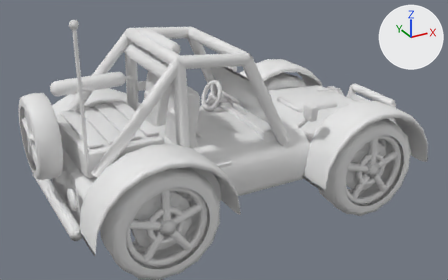
The OBJ model src/main/resources/assets/siliconagevehicles/models/buggy.obj as it was, and as the next commit left it.
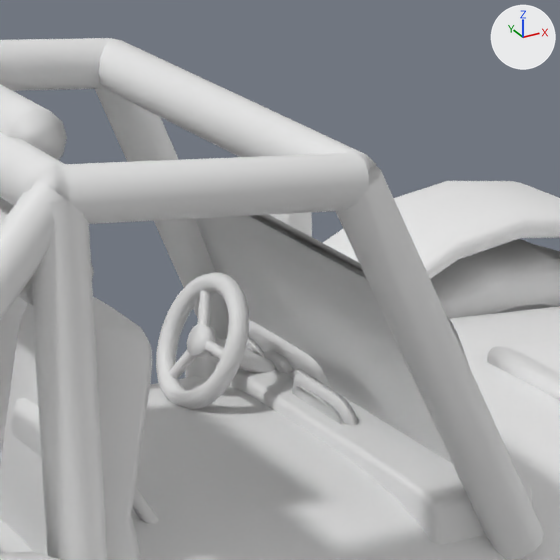
Old and new are each drawn whole from a camera (50 mm lens) standing at (-2.72, -4.88, 3.12) and looking at (-0.1, -0.11, 0.74) and again close up on the part from 37% to 65% of the width and 6% to 52% of the height. The axes (+X, +Y, +Z) are drawn at upper right. The lights are the same throughout. The last two pictures show the newer version. Where no turn or scale is listed for an object, it has been applied to the vertices. Vertices at exactly the same position are counted once.

Names of what the first close-up shows: 'buggy'.
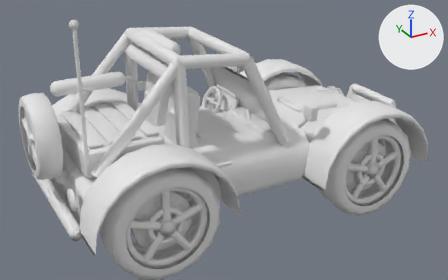
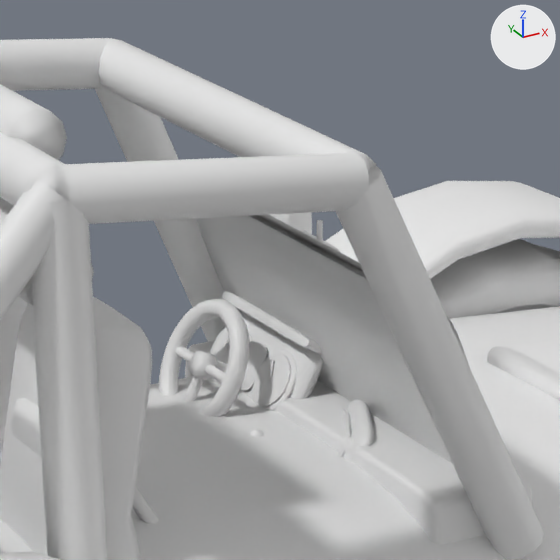
What changed in the scene script:
```text
Change me_buggy:
    remove me_buggy.from_pydata(...)  # 14497 vertices, 28052 faces; spans x -1.87..1.87, y -1.0..1.0, z 0.0..2.14
    add me_buggy.from_pydata(...)  # 15960 vertices, 30902 faces; spans x -1.87..1.87, y -1.0..1.0, z 0.0..2.14
    me_buggy part 1: a new loose piece, an icosphere of 80 faces spanning x -0.05..-0.012, y -0.018..0.018, z 0.896..0.936
    me_buggy part 2: the loose piece of 26 vertices spanning x -0.05..0.01, y 0.24..0.32, z 1.01..1.09 is scaled about its middle by (0.0881, -0.0145, -0.102), then moved by (0.07, -0.38, -0.21)
    me_buggy part 3: the loose piece of 98 vertices spanning x 0.16..0.2, y 0.24..0.32, z 0.86..0.96 is turned 50.1 degrees about the y axis through its middle and scaled by 1.34, then moved by (-0.07, -0.02, 0.06)
    me_buggy part 4: the loose piece of 98 vertices spanning x 0.18..0.2, y -0.1..-0.06, z 0.86..0.89 is multiplied about its middle by the matrix ((0.522, 3.019, 1.855), (-0.271, 5.821, -0.959), (-0.318, 0.0, 3.873)), then moved by (-0.08, -0.02, 0.02)
    me_buggy part 5: the loose piece of 10 vertices spanning x -0.68..-0.62, y -0.48..-0.46, z 0.82..0.86 is copied, and the copy is turned 110.5 degrees about the y axis through its middle and scaled by 0.817, then moved by (0.77, 0.47, 0.53); it spans x 0.11..0.13, y -0.01..0.01, z 1.34..1.39
    me_buggy part 6: the loose piece of 98 vertices spanning x 0.16..0.23, y 0.23..0.34, z 0.84..0.99 is multiplied about its middle by the matrix ((0.806, 0.0, 0.293), (0.0, 0.177, 0.0), (-0.008, 0.0, 0.023)), then moved by (-0.19, -0.31, -0.07)
    me_buggy part 7: the loose piece of 98 vertices spanning x 0.16..0.2, y 0.24..0.32, z 0.86..0.96 is copied, and the copy is turned 50.1 degrees about the y axis through its middle and scaled by 1.07, then moved by (-0.08, -0.02, 0.07); it spans x 0.06..0.13, y 0.22..0.31, z 0.93..1.03
    me_buggy part 8: the loose piece of 98 vertices spanning x 0.18..0.2, y -0.1..-0.06, z 0.86..0.89 is copied, and the copy is multiplied about its middle by the matrix ((0.071, 2.681, 1.546), (-0.036, 5.17, -0.799), (-0.042, 0.0, 3.227)), then moved by (-0.09, -0.02, 0.03); it spans x 0.04..0.18, y -0.2..0.01, z 0.84..0.97
    me_buggy part 9: the loose piece of 10 vertices spanning x 1.26..1.58, y 0.24..0.26, z 0.86..0.92 is copied, and the copy is multiplied about its middle by the matrix ((-0.058, 0.12, 0.039), (-0.078, 0.0, -0.115), (-0.1, -0.069, 0.068)), then moved by (-1.32, 0.13, 0.11); it spans x 0.08..0.11, y 0.36..0.39, z 0.98..1.02
    me_buggy part 10: the loose piece of 10 vertices spanning x 1.26..1.58, y 0.24..0.26, z 0.86..0.92 is copied, and the copy is multiplied about its middle by the matrix ((-0.058, 0.12, 0.039), (-0.078, 0.0, -0.115), (-0.1, -0.069, 0.068)), then moved by (-1.32, -0.08, 0.11); it spans x 0.08..0.11, y 0.15..0.18, z 0.98..1.02
    me_buggy part 11: a new loose piece of 98 vertices spanning x 0.13..0.2, y 0.06..0.46, z 1.04..1.1
    me_buggy part 12: a new loose piece of 98 vertices spanning x 0.03..0.23, y -0.25..0.03, z 0.8..0.98
    me_buggy part 13: a new loose piece of 83 vertices spanning x 0.06..0.14, y 0.29..0.44, z 0.91..1.04
    me_buggy part 14: a new loose piece of 30 vertices spanning x -0.05..0.01, y 0.25..0.31, z 0.96..1.03
    me_buggy part 15: a new loose piece of 22 vertices spanning x -0.01..0.15, y 0.26..0.3, z 0.9..1.0
    me_buggy part 16: the loose piece of 84 vertices spanning x 0.15..0.22, y 0.33..0.48, z 0.84..0.99 is deleted
    me_buggy part 17: the loose piece of 84 vertices spanning x 0.15..0.22, y 0.08..0.23, z 0.84..0.99 is deleted
    me_buggy part 18: 85 vertices moved from x -0.03..0.31, y -0.05..0.47, z 0.79..1.05 to x -0.03..0.2, y -0.05..0.46, z 0.79..1.07; 512 vertices removed from x -0.1..0.31, y -0.12..0.47, z 0.81..1.2; 745 vertices added at x -0.1..0.2, y -0.09..0.46, z 0.79..1.35
    other edits to the shape of me_buggy do not show in these pictures
```

Changed parts and their boxes (x1, y1, x2, y2) in the close-ups (560 x 560 px; the box of a moved part takes in the faces that stretch with it):
part 1 of me_buggy, added: after (250, 429, 265, 437)
part 2 of me_buggy, moved or reshaped (not visible afterwards): before (187, 324, 216, 359)
part 3 of me_buggy, moved or reshaped (not visible before): after (239, 339, 273, 396)
part 4 of me_buggy, moved or reshaped (not visible before): after (343, 409, 354, 458)
part 5 of me_buggy, added: after (317, 220, 323, 240)
part 6 of me_buggy, moved or reshaped (not visible afterwards): before (264, 350, 293, 374)
part 7 of me_buggy, added: after (240, 341, 268, 392)
part 8 of me_buggy, added: after (338, 408, 352, 457)
part 9 of me_buggy, added: after (224, 334, 229, 352)
part 10 of me_buggy, added: after (269, 360, 274, 379)
part 11 of me_buggy, added: after (222, 291, 322, 355)
part 12 of me_buggy, added: after (345, 400, 375, 462)
part 13 of me_buggy, added: after (210, 327, 251, 382)
part 14 of me_buggy, added: after (189, 351, 217, 380)
part 15 of me_buggy, added (mostly hidden): after (216, 361, 228, 373)
part 16 of me_buggy, deleted (mostly hidden): before (245, 337, 264, 357)
part 17 of me_buggy, deleted (mostly hidden): before (288, 369, 310, 381)
part 18 of me_buggy, moved or reshaped: before (156, 272, 358, 425); after (159, 231, 341, 417)
